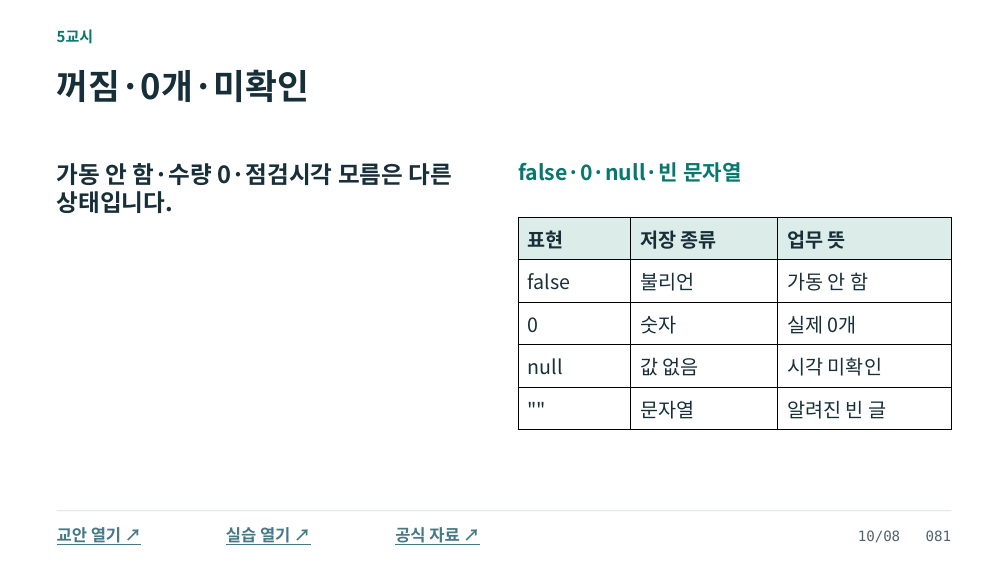
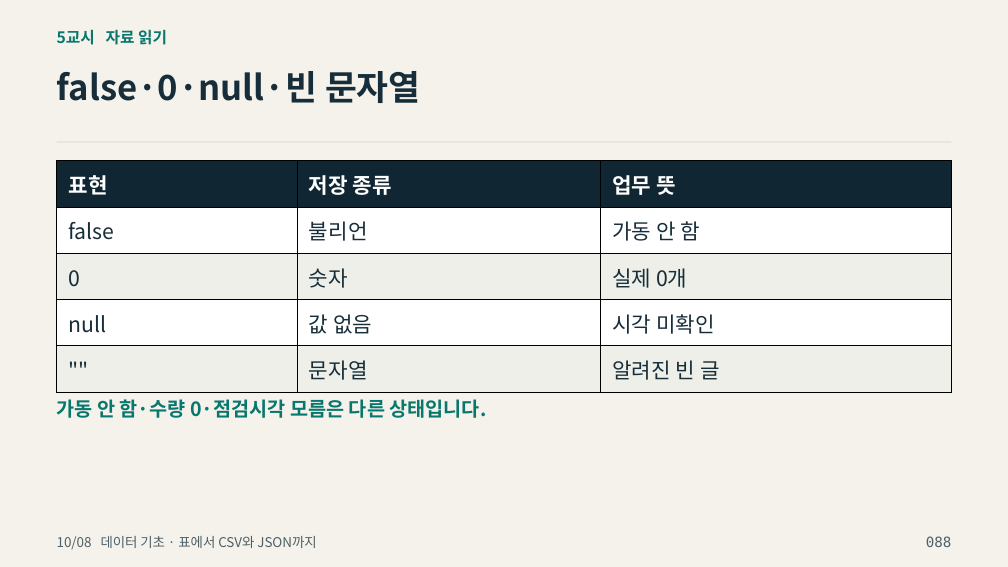
Before and after one commit to zeusk302-png/kdigital-physical-ai, a slide deck: slide 88 of downloads/2026-10-08/readable-slides.pptx (slide 81 before the commit). Drawn at 1008x567 pixels with LibreOffice and Linux fonts; fonts in the diff are those of the drawing; background and template pictures are left out. Boxes give left, top, right and bottom in pixels: in the first picture for what was removed or moved away, otherwise in the second. Text is boxed around its words. In the diff, an @@ line names an element or a change of style, - is before the commit and + after.

```diff
--- a/downloads/2026-10-08/readable-slides.pptx
+++ b/downloads/2026-10-08/readable-slides.pptx
@@ background #FFFFFF to picture (left out) @@
@@ text at [57, 29, 167, 45]: text changed; size 14.2 to 15 pt; text colour #08786F to #08776D @@
-5교시
+5교시 자료 읽기
@@ text "false·0·null·빈 문자열": place and size @@
-text "false·0·null·빈 문자열" at [518, 162, 742, 182]
+text "false·0·null·빈 문자열" at [57, 71, 421, 103]
@@ text "false·0·null·빈 문자열" at [57, 71, 421, 103]: size 20.2 to 33 pt, text colour #08786F to #172E3A @@
@@ text removed at [57, 69, 310, 102] @@
-꺼짐·0개·미확인
@@ rectangle added at [57, 142, 951, 143], fill #CDCFC7 @@
@@ table at [57, 160, 951, 384] @@
@@ fill #DCECE8 to #102733 in row 1 @@
@@ fill #FFFFFF to #EDEFE8 in 6 cells @@
@@ size 18.8 to 20.2 pt @@
@@ text colour #172F39 to #FFFFFF in "표현", "저장 종류", "업무 뜻" @@
@@ text colour #172F39 to #172E3A in "false", "불리언", "가동 안 함", "0" and 8 more places @@
@@ line spacing 1.02 to 1.04 @@
@@ table: place and size @@
-table at [518, 218, 951, 430]
+table at [57, 160, 951, 384]
@@ text "가동 안 함·수량 0·점검시각 모름은 ...": place and size @@
-text "가동 안 함·수량 0·점검시각 모름은 ..." at [57, 163, 453, 213]
+text "가동 안 함·수량 0·점검시각 모름은 ..." at [57, 399, 487, 418]
@@ text "가동 안 함·수량 0·점검시각 모름은 ..." at [57, 399, 487, 418]: size 22.5 to 18.8 pt, text colour #172F39 to #08776D @@
@@ rectangle removed at [57, 510, 951, 511] @@
@@ text removed at [57, 527, 121, 545] @@
-교안 열기 ↗
@@ text added at [57, 536, 316, 549], 12.8 pt, text #4D6068 @@
+10/08 데이터 기초 · 표에서 CSV와 JSON까지
@@ text removed at [226, 527, 290, 545] @@
-실습 열기 ↗
@@ text removed at [395, 527, 459, 545] @@
-공식 자료 ↗
@@ text removed at [858, 530, 952, 543] @@
-10/08 081
@@ text added at [926, 536, 951, 547], 13.5 pt, text #4D6068 @@
+088
```
Also in this commit, not shown: 52 other slides changed, 54 slides added, 52 slides removed, 11 other files.
